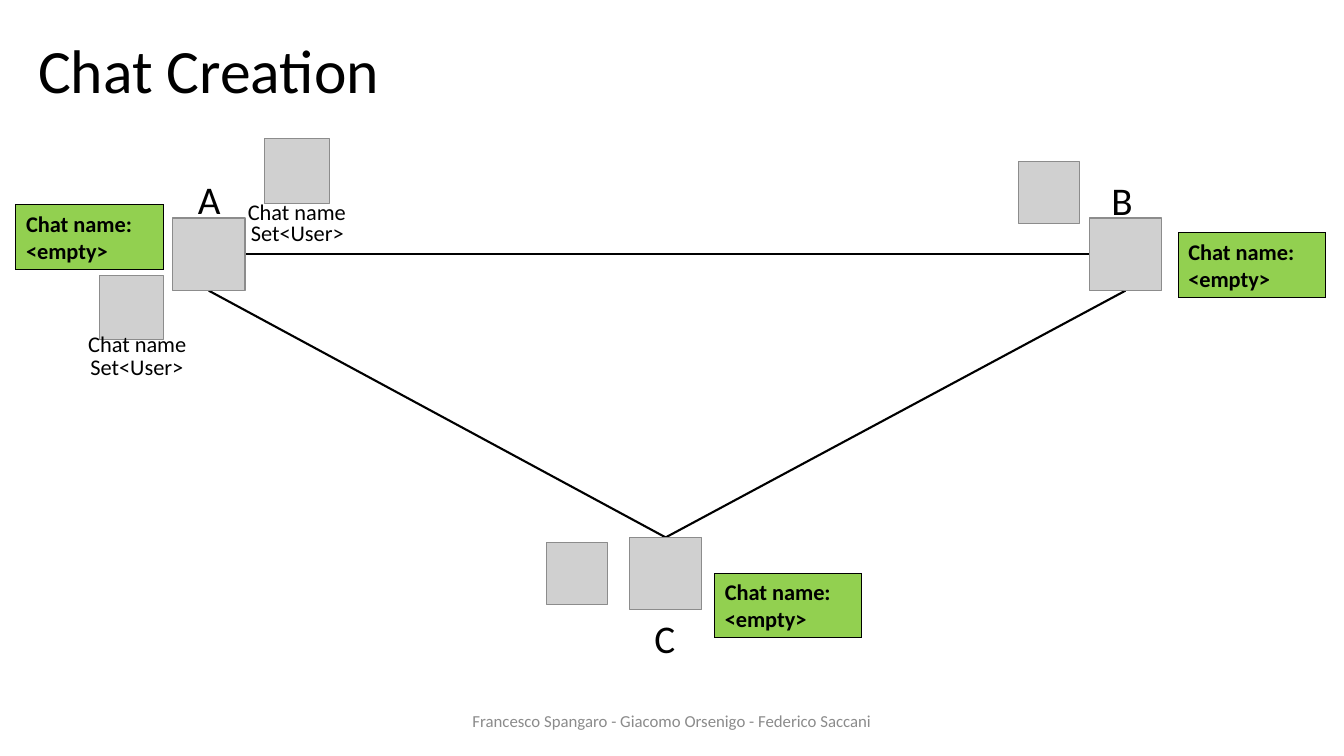
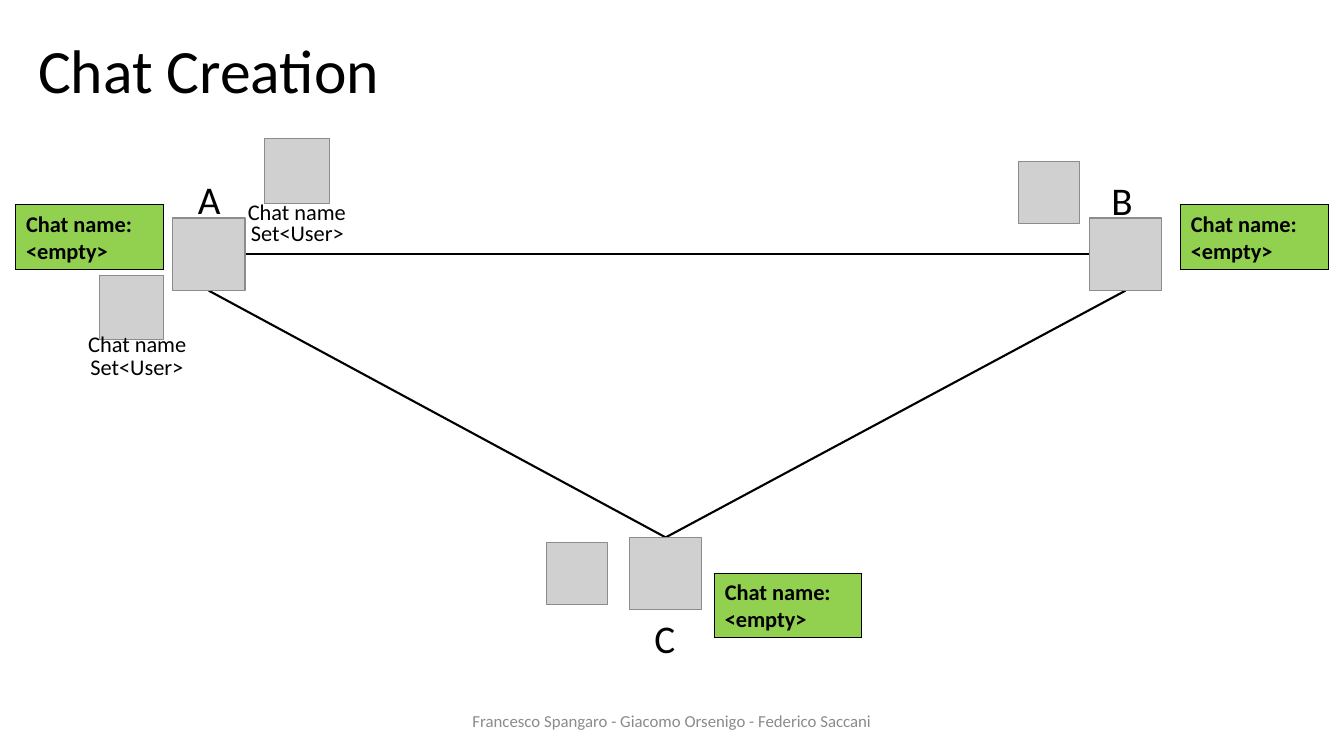
Before and after one commit to francescospangaro/HACOGroupChat, a slide deck: slide 6 of docs/presentazione ds.pptx (slide 5 before the commit). Drawn at 1344x756 pixels with LibreOffice and Linux fonts; fonts in the diff are those of the drawing; grey boxes stand for pictures; background and template pictures are left out. Boxes give left, top, right and bottom in pixels: in the first picture for what was removed or moved away, otherwise in the second. Text is boxed around its words. In the diff, an @@ line names an element or a change of style, - is before the commit and + after.

```diff
--- a/docs/presentazione ds.pptx
+++ b/docs/presentazione ds.pptx
@@ rectangle "Chat name:": place and size @@
-rectangle "Chat name:" at [1179, 233, 1326, 297]
+rectangle "Chat name:" at [1181, 205, 1328, 269]
```
Also in this commit, not shown: 4 other slides changed, 5 slides added.
